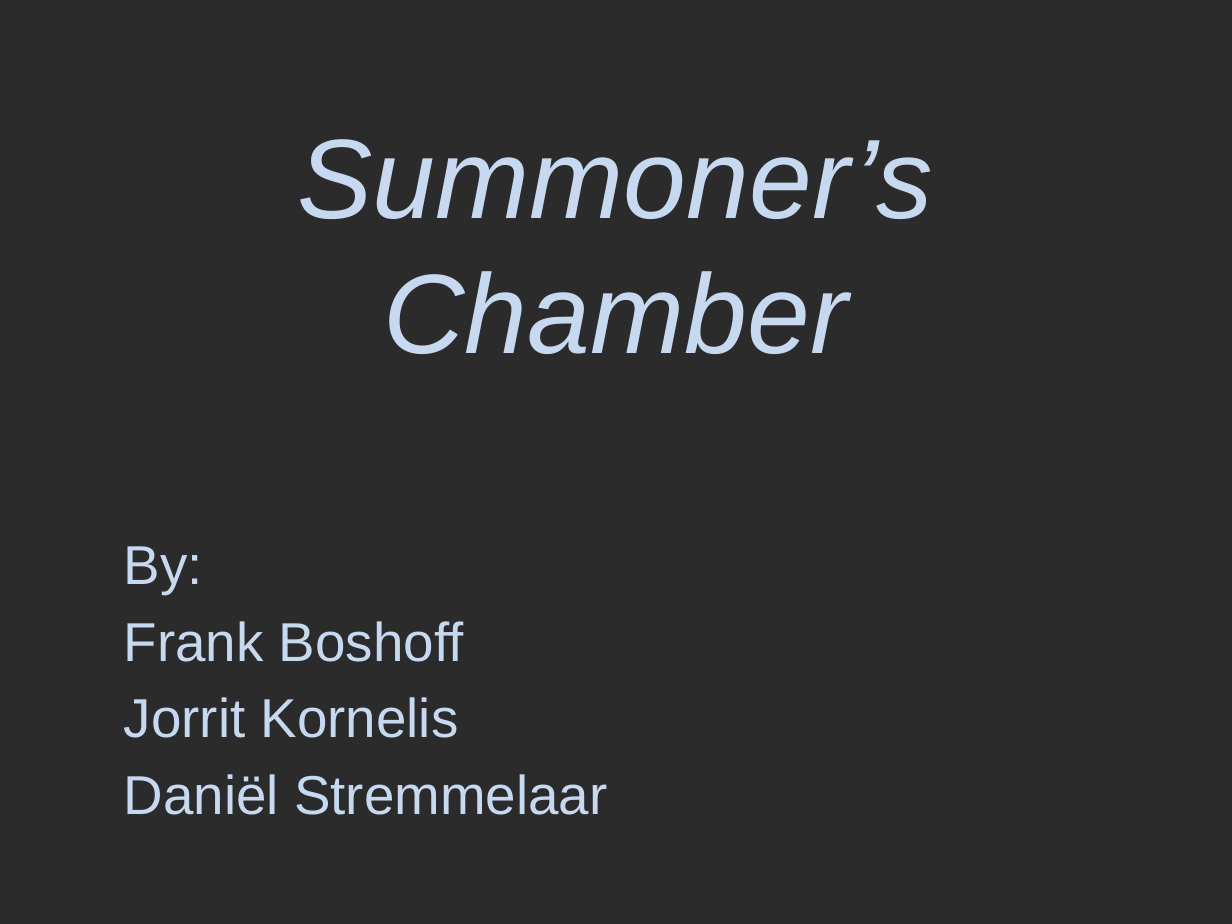
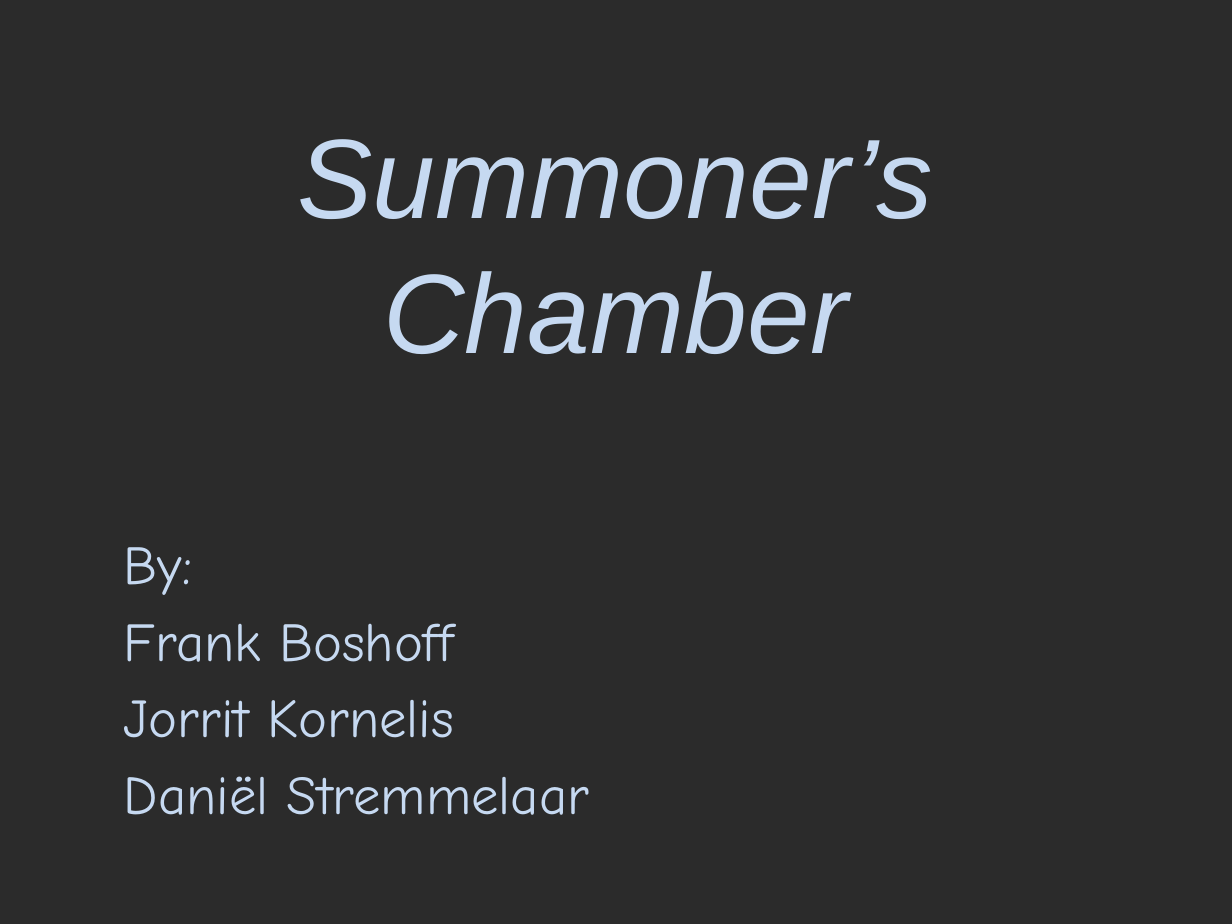
Before and after one commit to FrankBoshoff/P5-Chess-Defence, a slide deck: slide 1 of Concept Presentatie.pptx. Drawn at 1232x924 pixels with LibreOffice and Linux fonts; fonts in the diff are those of the drawing; background and template pictures are left out; a plain dark background stands for a picture behind light text. Boxes give left, top, right and bottom in pixels: in the first picture for what was removed or moved away, otherwise in the second. Text is boxed around its words. In the diff, an @@ line names an element or a change of style, - is before the commit and + after.

```diff
--- a/Concept Presentatie.pptx
+++ b/Concept Presentatie.pptx
@@ subtitle "By:" at (124, 547, 589, 815): font Arial to Comic Neue @@
```
Also in this commit, not shown: 7 slides added.
